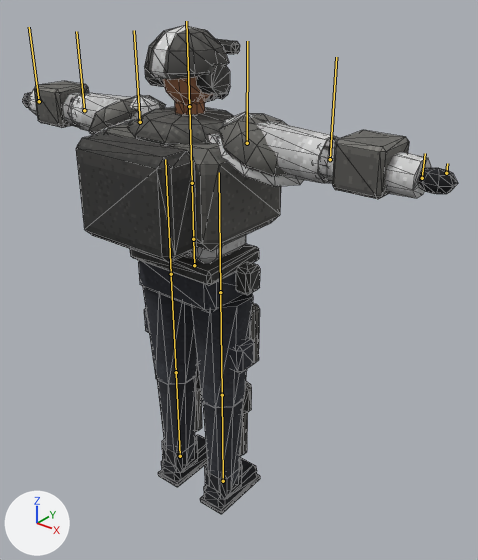
The glTF model assets/models/crew/bulwark.glb as it was, and as the next commit left it.
Before and after are seen from a camera (50 mm lens) standing at (1.55, -1.67, 2.11) and looking at (0.13, 0.11, 1.01). Arrows for +X, +Y and +Z are at lower left; the lights stay in place. The picture after the commit comes second. The bones that bend it are drawn over the model as lines. Mesh edges are drawn as thin lines.

Names of what the first picture shows: 'body'.
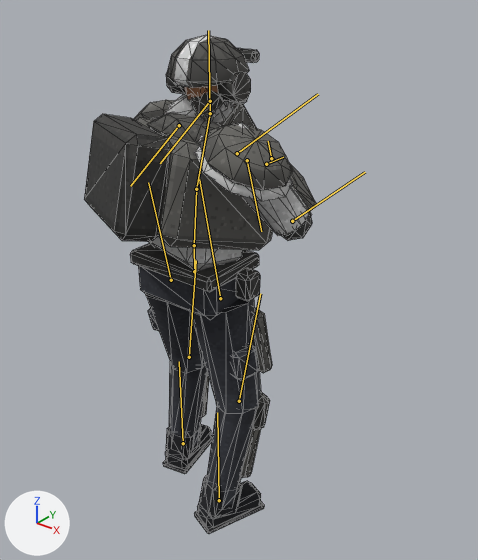
The newer file adds an action. The first version stands in its rest pose; the second is drawn at frame 47 of the action 'reload_carbine'.

Location of each change, [x1, y1, x2, y2] in pixels of the pictures (478 x 560 px):
'body', posed (47% narrower)
    before: [22, 25, 458, 514]
    after: [84, 35, 316, 534]
bone 'hips', root to tip
    before: (194, 265) to (193, 239)
    after: (194, 271) to (194, 245)
bone 'spine', root to tip
    before: (193, 239) to (192, 183)
    after: (194, 245) to (196, 189)
bone 'chest', root to tip
    before: (192, 183) to (189, 106)
    after: (196, 189) to (210, 113)
bone 'head', root to tip
    before: (189, 106) to (186, 21)
    after: (210, 113) to (208, 30)
bone 'upper_arm_l', root to tip
    before: (140, 122) to (134, 30)
    after: (179, 125) to (130, 186)
bone 'forearm_l', root to tip
    before: (84, 110) to (76, 31)
    after: (210, 101) to (160, 163)
bone 'hand_l', root to tip
    before: (39, 101) to (29, 27)
    after: (247, 160) to (261, 231)
bone 'upper_arm_r', root to tip
    before: (247, 143) to (247, 41)
    after: (237, 153) to (318, 94)
bone 'forearm_r', root to tip
    before: (330, 159) to (336, 57)
    after: (292, 221) to (365, 172)
bone 'hand_r', root to tip
    before: (422, 178) to (425, 153)
    after: (266, 164) to (283, 157)
bone 'thigh_l', root to tip
    before: (171, 274) to (165, 159)
    after: (171, 280) to (148, 182)
bone 'shin_l', root to tip
    before: (176, 372) to (171, 276)
    after: (189, 357) to (196, 260)
bone 'foot_l', root to tip
    before: (180, 456) to (176, 372)
    after: (183, 443) to (179, 361)
bone 'thigh_r', root to tip
    before: (220, 292) to (219, 172)
    after: (220, 298) to (199, 179)
bone 'shin_r', root to tip
    before: (222, 395) to (220, 295)
    after: (239, 401) to (260, 293)
bone 'foot_r', root to tip
    before: (223, 481) to (222, 395)
    after: (219, 500) to (217, 412)

The change, as a diff of the scene's bpy script:
```diff
--- a/assets/models/crew/bulwark.glb.py
+++ b/assets/models/crew/bulwark.glb.py
@@ bone_hips @@
 bone_hips = bpy.data.objects['bulwark'].pose.bones['hips']
-bone_hips.location = (0.0, 0.0, 0.0)
+bone_hips.location = (0.0, -0.025, 0.0)
@@ bone_spine @@
 bone_spine = bpy.data.objects['bulwark'].pose.bones['spine']  # child of 'hips'
-bone_spine.rotation_quaternion = (1.0, 0.0, 0.0, 0.0)  # degrees (0, 0, 0)
+bone_spine.rotation_quaternion = (0.993, -0.045, -0.109, -0.005)  # degrees (-5, -13, 0)
@@ bone_chest @@
 bone_chest = bpy.data.objects['bulwark'].pose.bones['chest']  # child of 'spine'
-bone_chest.rotation_quaternion = (1.0, 0.0, 0.0, 0.0)  # degrees (0, 0, 0)
+bone_chest.rotation_quaternion = (0.992, -0.068, -0.109, -0.007)  # degrees (-8, -13, 0)
@@ bone_head @@
 bone_head = bpy.data.objects['bulwark'].pose.bones['head']  # child of 'chest'
-bone_head.rotation_quaternion = (1.0, 0.0, 0.0, 0.0)  # degrees (0, 0, 0)
+bone_head.rotation_quaternion = (0.97, 0.112, 0.216, 0.015)  # degrees (14, 25, 5)
@@ bone_upper_arm_l @@
 bone_upper_arm_l = bpy.data.objects['bulwark'].pose.bones['upper_arm_l']  # child of 'chest'
-bone_upper_arm_l.rotation_quaternion = (1.0, 0.0, 0.0, 0.0)  # degrees (0, 0, 0)
+bone_upper_arm_l.rotation_quaternion = (-0.191, -0.105, 0.309, 0.926)  # degrees (38, 4, -155)
@@ bone_forearm_l @@
 bone_forearm_l = bpy.data.objects['bulwark'].pose.bones['forearm_l']  # child of 'upper_arm_l'
-bone_forearm_l.rotation_quaternion = (1.0, 0.0, 0.0, 0.0)  # degrees (0, 0, 0)
+bone_forearm_l.rotation_quaternion = (0.509, 0.0, -0.861, 0.0)  # degrees (0, -119, 0)
@@ bone_hand_l @@
 bone_hand_l = bpy.data.objects['bulwark'].pose.bones['hand_l']  # child of 'forearm_l'
-bone_hand_l.rotation_quaternion = (1.0, 0.0, 0.0, 0.0)  # degrees (0, 0, 0)
+bone_hand_l.rotation_quaternion = (0.839, -0.026, 0.107, 0.533)  # degrees (4, 12, 65)
@@ bone_upper_arm_r @@
 bone_upper_arm_r = bpy.data.objects['bulwark'].pose.bones['upper_arm_r']  # child of 'chest'
-bone_upper_arm_r.rotation_quaternion = (1.0, 0.0, 0.0, 0.0)  # degrees (0, 0, 0)
+bone_upper_arm_r.rotation_quaternion = (0.748, -0.099, 0.556, -0.349)  # degrees (-56, 50, -78)
@@ bone_forearm_r @@
 bone_forearm_r = bpy.data.objects['bulwark'].pose.bones['forearm_r']  # child of 'upper_arm_r'
-bone_forearm_r.rotation_quaternion = (1.0, 0.0, 0.0, 0.0)  # degrees (0, 0, 0)
+bone_forearm_r.rotation_quaternion = (0.546, 0.0, 0.838, 0.0)  # degrees (0, 114, 0)
@@ bone_hand_r @@
 bone_hand_r = bpy.data.objects['bulwark'].pose.bones['hand_r']  # child of 'forearm_r'
-bone_hand_r.rotation_quaternion = (1.0, 0.0, 0.0, 0.0)  # degrees (0, 0, 0)
+bone_hand_r.rotation_quaternion = (0.747, 0.102, -0.657, 0.026)  # degrees (45, -80, -35)
@@ bone_thigh_l @@
 bone_thigh_l = bpy.data.objects['bulwark'].pose.bones['thigh_l']  # child of 'hips'
-bone_thigh_l.rotation_quaternion = (1.0, 0.0, 0.0, 0.0)  # degrees (0, 0, 0)
+bone_thigh_l.rotation_quaternion = (0.983, 0.147, 0.101, -0.033)  # degrees (17, 12, -2)
@@ bone_shin_l @@
 bone_shin_l = bpy.data.objects['bulwark'].pose.bones['shin_l']  # child of 'thigh_l'
-bone_shin_l.rotation_quaternion = (1.0, 0.0, 0.0, 0.0)  # degrees (0, 0, 0)
+bone_shin_l.rotation_quaternion = (0.977, -0.214, 0.0, 0.0)  # degrees (-25, 0, 0)
@@ bone_foot_l @@
 bone_foot_l = bpy.data.objects['bulwark'].pose.bones['foot_l']  # child of 'shin_l'
-bone_foot_l.rotation_quaternion = (1.0, 0.0, 0.0, 0.0)  # degrees (0, 0, 0)
+bone_foot_l.rotation_quaternion = (0.998, 0.065, -0.001, 0.018)  # degrees (7, 0, 2)
@@ bone_thigh_r @@
 bone_thigh_r = bpy.data.objects['bulwark'].pose.bones['thigh_r']  # child of 'hips'
-bone_thigh_r.rotation_quaternion = (1.0, 0.0, 0.0, 0.0)  # degrees (0, 0, 0)
+bone_thigh_r.rotation_quaternion = (0.982, 0.046, -0.17, 0.06)  # degrees (4, -20, 6)
@@ bone_shin_r @@
 bone_shin_r = bpy.data.objects['bulwark'].pose.bones['shin_r']  # child of 'thigh_r'
-bone_shin_r.rotation_quaternion = (1.0, 0.0, 0.0, 0.0)  # degrees (0, 0, 0)
+bone_shin_r.rotation_quaternion = (0.981, -0.194, 0.0, 0.0)  # degrees (-22, 0, 0)
@@ bone_foot_r @@
 bone_foot_r = bpy.data.objects['bulwark'].pose.bones['foot_r']  # child of 'shin_r'
-bone_foot_r.rotation_quaternion = (1.0, 0.0, 0.0, 0.0)  # degrees (0, 0, 0)
+bone_foot_r.rotation_quaternion = (0.989, 0.14, 0.007, -0.051)  # degrees (16, 2, -6)
```
